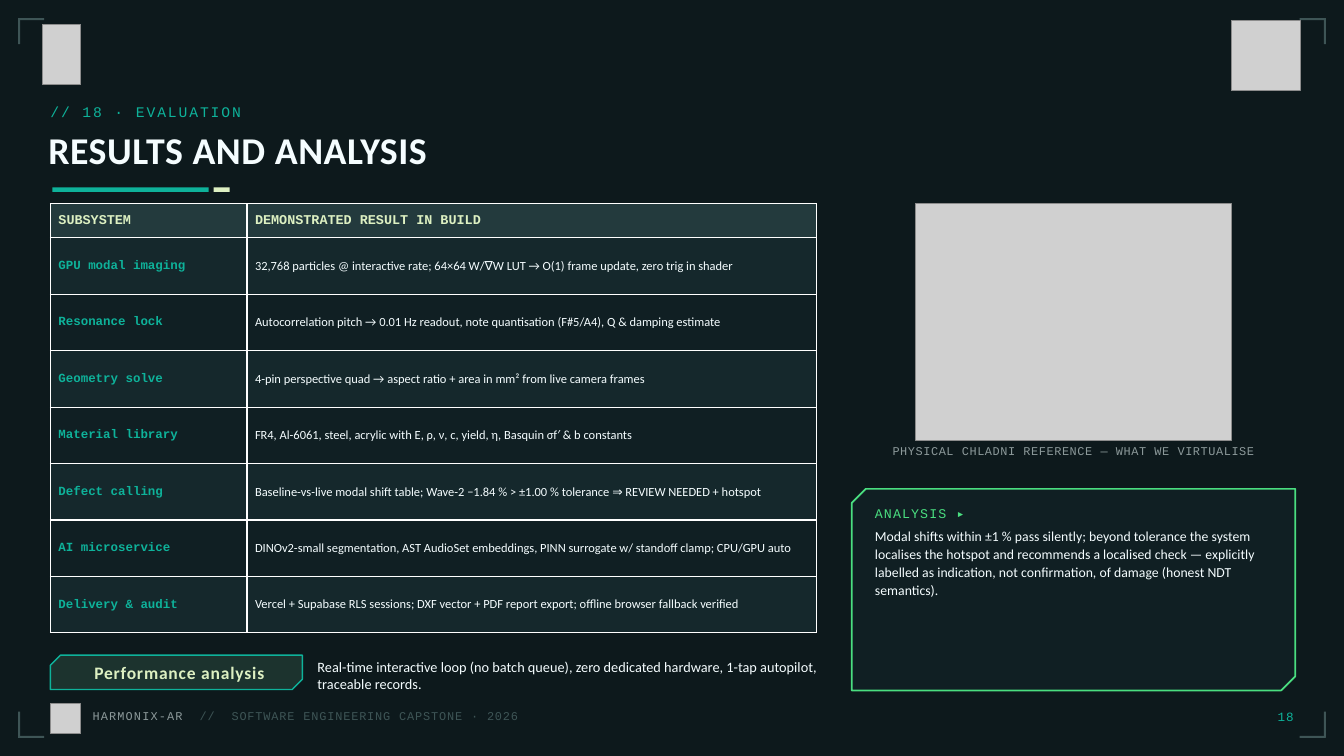
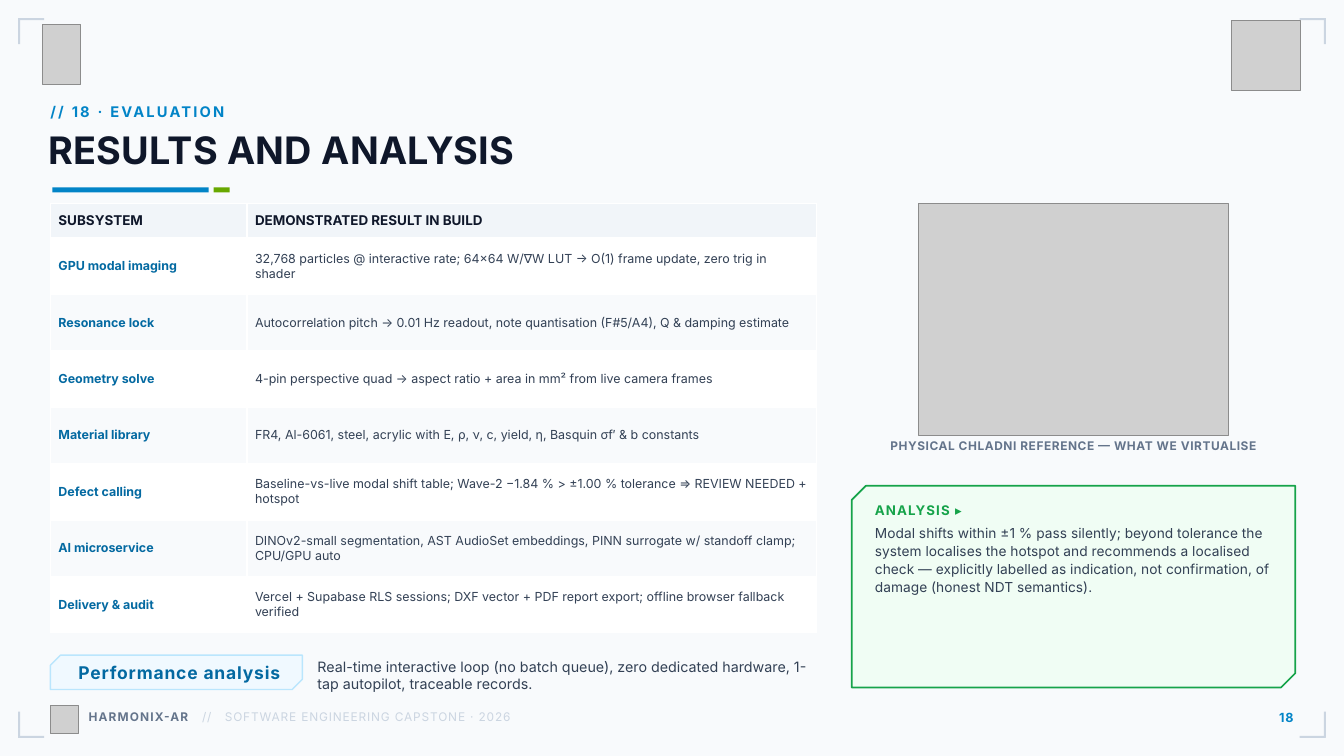
Before and after one commit to nandhish3004/Harmonix-AI, a slide deck: slide 19 of HARMONIX-AR_Capstone_Deck.pptx. Drawn at 1344x756 pixels with LibreOffice and Linux fonts; fonts in the diff are those of the drawing; grey boxes stand for pictures; background and template pictures are left out. Boxes give left, top, right and bottom in pixels: in the first picture for what was removed or moved away, otherwise in the second. Text is boxed around its words. In the diff, an @@ line names an element or a change of style, - is before the commit and + after.

Commit message:
docs: capstone deck v2 — real app UI screenshots (headless build) + current light engineering theme + reference-exact title slide

```diff
--- a/HARMONIX-AR_Capstone_Deck.pptx
+++ b/HARMONIX-AR_Capstone_Deck.pptx
@@ background #0D191C to picture (left out) @@
@@ text "// 18 · EVALUATION" at bbox=[50, 103, 1008, 133]: font Courier New to Inter, text colour #0EB29A to #0284C7, letter spacing 1.4 to 1.6 pt, bold on @@
@@ text "RESULTS AND ANALYSIS" at bbox=[48, 136, 515, 165]: font Calibri to Inter, text colour #F5FDFF to #0F172A, letter spacing 0.4 to 0.2 pt @@
@@ table at bbox=[50, 204, 817, 633] @@
@@ fill #233A3D to #F1F5F9 in row 1 @@
@@ fill #15282C to #FFFFFF in 8 cells @@
@@ fill #101F23 to #F8FAFC in 6 cells @@
@@ font Courier New to Inter in "SUBSYSTEM", "DEMONSTRATED RESULT IN BUILD", "GPU modal imaging", "Resonance lock" and 5 more places @@
@@ text colour #DDF0C2 to #0F172A in "SUBSYSTEM", "DEMONSTRATED RESULT IN BUILD" @@
@@ text colour #0EB29A to #0369A1 in "GPU modal imaging", "Resonance lock", "Geometry solve", "Material library" and 3 more places @@
@@ font Calibri to Inter, text colour #F5FDFF to #334155 in "32,768 particles @ interactive rate; 64×64 W/∇W ...", "Autocorrelation pitch → 0.01 Hz readout, note ...", "4-pin perspective quad → aspect ratio + ...", "FR4, Al-6061, steel, acrylic with E, ρ, ..." and 3 more places @@
@@ rectangle at bbox=[52, 188, 209, 193]: fill #0EB29A to #0284C7 @@
@@ rectangle at bbox=[214, 188, 230, 193]: fill #DDF0C2 to #68A800 @@
@@ picture: place and size @@
-picture at bbox=[915, 204, 1232, 441]
+picture at bbox=[919, 204, 1228, 436]
@@ text "PHYSICAL CHLADNI REFERENCE — WHAT ..." at bbox=[890, 441, 1257, 450]: font Courier New to Inter, text colour #8C999A to #64748B, bold on @@
@@ freeform shape at bbox=[852, 486, 1296, 688]: fill #101F23 to #F0FDF4; outline #4ADE80 1.2 pt to #16A34A 1.2 pt; outline redrawn @@
@@ text "ANALYSIS ▸" at bbox=[875, 505, 1269, 595]: font Courier New to Inter, text colour #4ADE80 to #16A34A, bold on in "ANALYSIS ▸"; font Calibri to Inter, text colour #F5FDFF to #334155 @@
@@ freeform shape "Performance analysis" at bbox=[50, 655, 302, 690]: font Calibri to Inter, text colour #DDF0C2 to #0369A1; fill #1C332E to #F0F9FF; outline #0EB29A 1 pt to #BAE6FD 1 pt @@
@@ text "Real-time interactive loop (no batch ..." at bbox=[317, 661, 806, 692]: font Calibri to Inter, text colour #F5FDFF to #334155 @@
@@ text "HARMONIX-AR // SOFTWARE ENGINEERING CAPSTONE ..." at bbox=[89, 712, 511, 721]: font Courier New to Inter; text colour #8C999A to #64748B, bold on in "HARMONIX-AR"; text colour #3E5556 to #CBD5E1 in "// SOFTWARE ENGINEERING CAPSTONE · 2026" @@
@@ text "18" at bbox=[1279, 712, 1293, 722]: font Courier New to Inter, text colour #0EB29A to #0284C7, bold on @@
@@ fill #3E5556 to #CBD5E1 in 8 elements at bbox=[18, 18, 20, 44], bbox=[18, 18, 44, 20], bbox=[1324, 18, 1326, 44], bbox=[1300, 18, 1326, 20], bbox=[18, 712, 20, 738], bbox=[18, 736, 44, 738], bbox=[1324, 712, 1326, 738], bbox=[1300, 736, 1326, 738] @@
```
Also in this commit, not shown: 23 other slides changed, 2 slides added, 2 slides removed, 2 other files.
